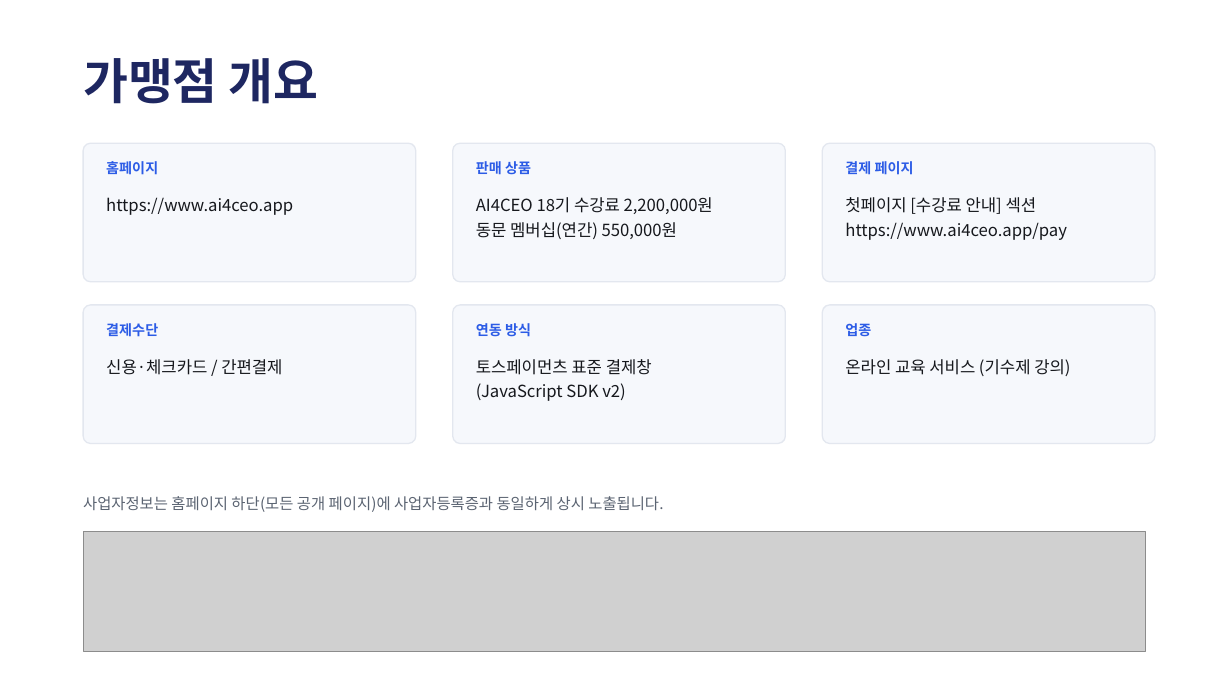
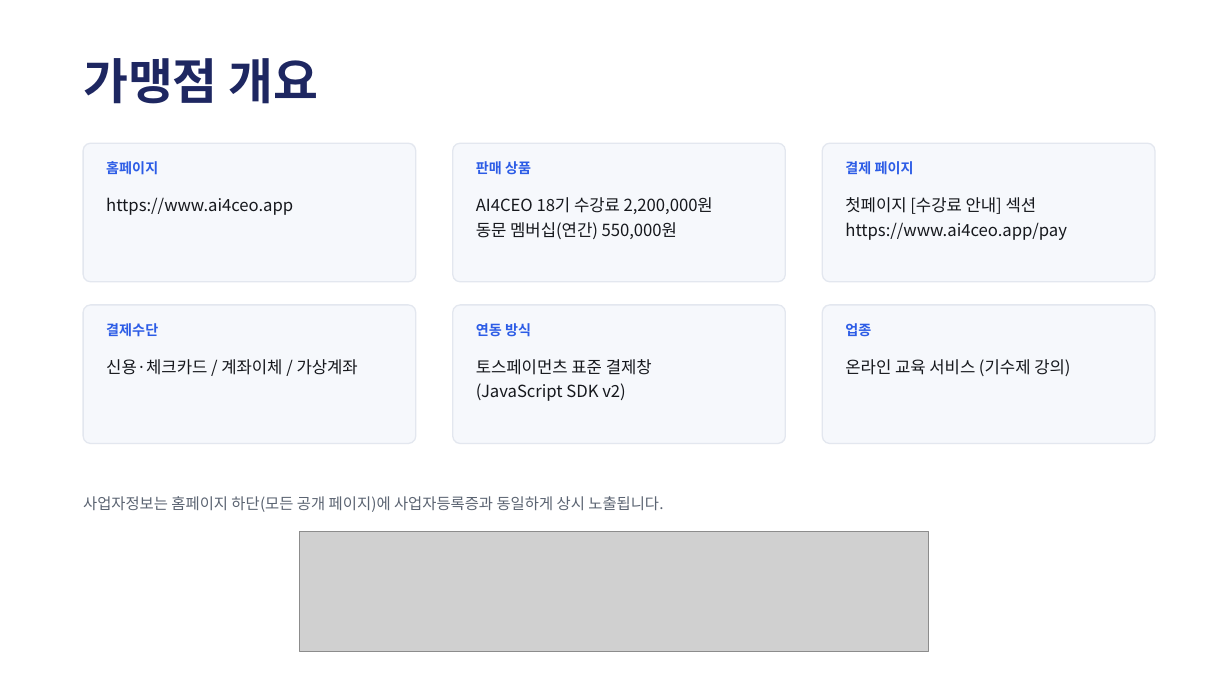
Before and after one commit to donchang07/ai4ceo-portal, a slide deck: slide 2 of docs/toss/AI4CEO_결제경로_ai4ceog1fz.pptx. Drawn at 1232x693 pixels with LibreOffice and Linux fonts; fonts in the diff are those of the drawing; grey boxes stand for pictures. Boxes give left, top, right and bottom in pixels: in the first picture for what was removed or moved away, otherwise in the second. Text is boxed around its words. In the diff, an @@ line names an element or a change of style, - is before the commit and + after.

```diff
--- a/docs/toss/AI4CEO_결제경로_ai4ceog1fz.pptx
+++ b/docs/toss/AI4CEO_결제경로_ai4ceog1fz.pptx
@@ text at [106, 359, 358, 375]: text changed @@
-신용·체크카드 / 간편결제
+신용·체크카드 / 계좌이체 / 가상계좌
@@ picture: place and size @@
-picture at [83, 531, 1146, 652]
+picture at [300, 531, 930, 652]
```
Also in this commit, not shown: 4 other slides changed, 1 slide added, 42 other files.
